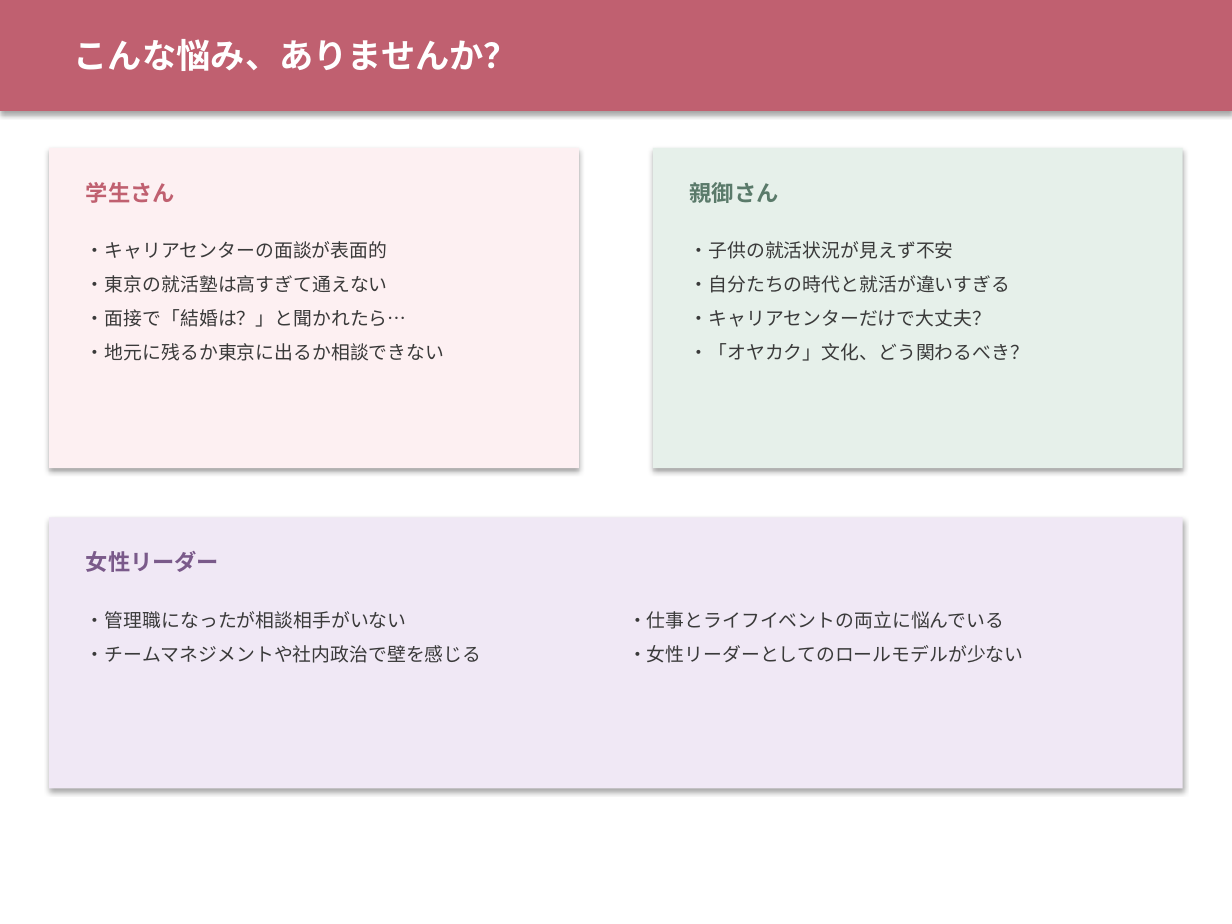
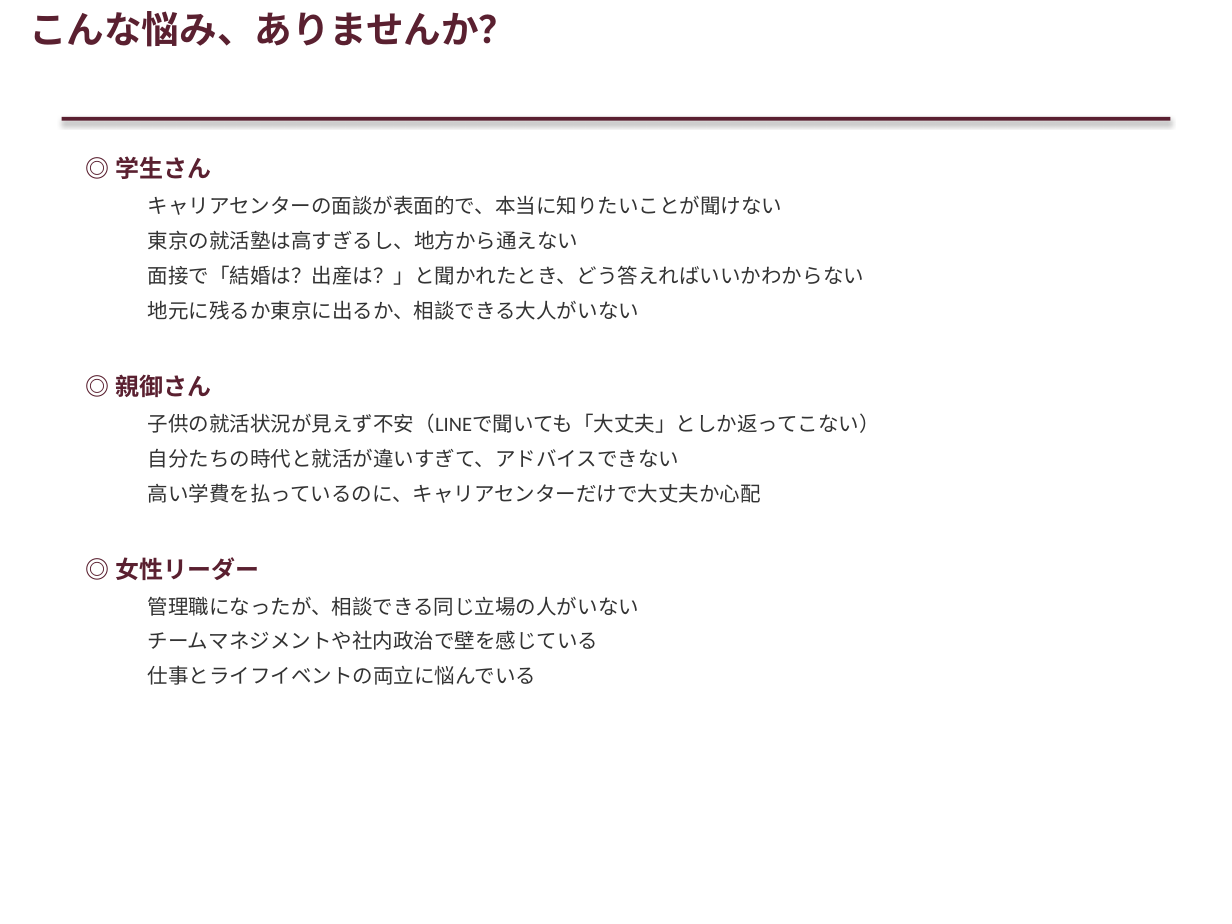
Before and after one commit to mai-san447/hanasaku-career, a slide deck: slide 3 of docs/hanasaku_service_overview.pptx. Drawn at 1232x924 pixels with LibreOffice and Linux fonts; fonts in the diff are those of the drawing. Boxes give left, top, right and bottom in pixels: in the first picture for what was removed or moved away, otherwise in the second. Text is boxed around its words. In the diff, an @@ line names an element or a change of style, - is before the commit and + after.

```diff
--- a/docs/hanasaku_service_overview.pptx
+++ b/docs/hanasaku_service_overview.pptx
@@ text "こんな悩み、ありませんか？": place and size @@
-text "こんな悩み、ありませんか？" at bbox=[74, 39, 519, 71]
+text "こんな悩み、ありませんか？" at bbox=[29, 11, 516, 47]
@@ text "こんな悩み、ありませんか？" at bbox=[29, 11, 516, 47]: size 20 to 22 pt, text colour #FFFFFF to #5A2030; line spacing 30pt to 1 @@
@@ rectangle: place and size @@
-rectangle at bbox=[0, 0, 1232, 111]
+rectangle at bbox=[62, 117, 1170, 121]
@@ rectangle at bbox=[62, 117, 1170, 121]: fill #C06070 to #5A2030 @@
@@ rectangle removed at bbox=[49, 148, 579, 468] @@
@@ rectangle removed at bbox=[653, 148, 1183, 468] @@
@@ text added at bbox=[115, 156, 880, 685], 12 pt, text #333333 @@
+◎ 学生さん
+  キャリアセンターの面談が表面的で、本当に知りたいことが聞けない
+  東京の就活塾は高すぎるし、地方から通えない
+  面接で「結婚は？出産は？」と聞かれたとき、どう答えればいいかわからない
+  地元に残るか東京に出るか、相談できる大人がいない
+◎ 親御さん
+  子供の就活状況が見えず不安（LINEで聞いても「大丈夫」としか返ってこない）
+  自分たちの時代と就活が違いすぎて、アドバイスできない
+  高い学費を払っているのに、キャリアセンターだけで大丈夫か心配
+◎ 女性リーダー
+  管理職になったが、相談できる同じ立場の人がいない
+  チームマネジメントや社内政治で壁を感じている
+  仕事とライフイベントの両立に悩んでいる
@@ text removed at bbox=[86, 182, 175, 203] @@
-学生さん
@@ text removed at bbox=[690, 182, 779, 203] @@
-親御さん
@@ text removed at bbox=[86, 241, 444, 361] @@
-・キャリアセンターの面談が表面的
-・東京の就活塾は高すぎて通えない
-・面接で「結婚は？」と聞かれたら…
-・地元に残るか東京に出るか相談できない
@@ text removed at bbox=[690, 241, 1029, 361] @@
-・子供の就活状況が見えず不安
-・自分たちの時代と就活が違いすぎる
-・キャリアセンターだけで大丈夫？
-・「オヤカク」文化、どう関わるべき？
@@ rectangle removed at bbox=[49, 517, 1183, 788] @@
@@ text removed at bbox=[86, 551, 219, 572] @@
-女性リーダー
@@ text removed at bbox=[86, 611, 482, 663] @@
-・管理職になったが相談相手がいない
-・チームマネジメントや社内政治で壁を感じる
@@ text removed at bbox=[628, 611, 1024, 663] @@
-・仕事とライフイベントの両立に悩んでいる
-・女性リーダーとしてのロールモデルが少ない
```
Also in this commit, not shown: 9 other slides changed, 1 other file.
